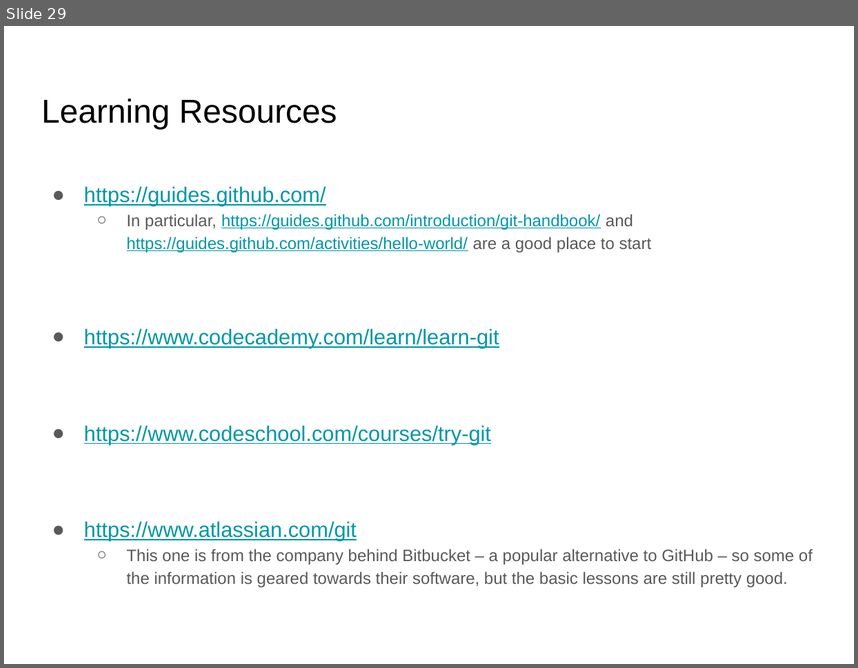
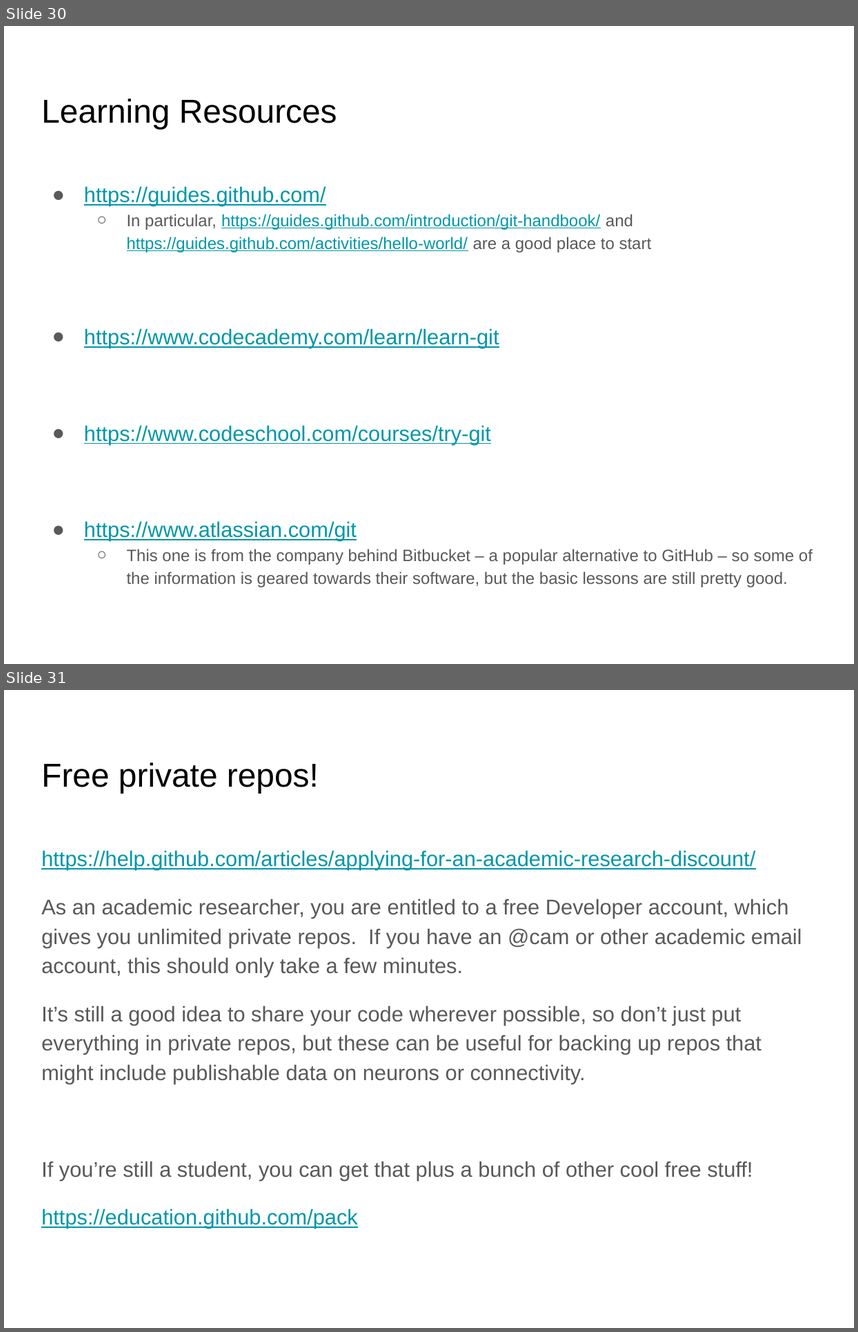
Before and after one commit to flyconnectome/coding-club, a slide deck: Git and GitHub.pptx. Shown one above the other, each under a label of ours: slide 29 before the commit, slides 30 and 31 after it. The pictures are 858x668 and 858x1332 pixels, drawn with LibreOffice and Linux fonts; fonts in the diff are those of the drawing. Boxes give left, top, right and bottom in pixels: in the first picture for what was removed or moved away, otherwise in the second. Text is boxed around its words. In the diff, an @@ line names an element or a change of style, - is before the commit and + after.

```diff
--- a/Git and GitHub.pptx
+++ b/Git and GitHub.pptx
@@ slide 31 added at (4,690,854,1328), background #FFFFFF @@
@@ title added at (41,762,319,793), 28 pt, text #000000 @@
+Free private repos!
@@ text added at (41,850,802,1228), 18 pt, text #595959 @@
+https://help.github.com/articles/applying-for-an-academic-research-discount/
+As an academic researcher, you are entitled to a free Developer account, which gives you unlimited private repos. If you have an @cam or other academic email account, this should only take a few minutes.
+It’s still a good idea to share your code wherever possible, so don’t just put everything in private repos, but these can be useful for backing up repos that might include publishable data on neurons or connectivity.
+If you’re still a student, you can get that plus a bunch of other cool free stuff!
+https://education.github.com/pack
@@ what was slide 29 is now slide 30 @@
```
Also in this commit, not shown: 9 slides changed, 5 other slides added, 4 slides removed.
